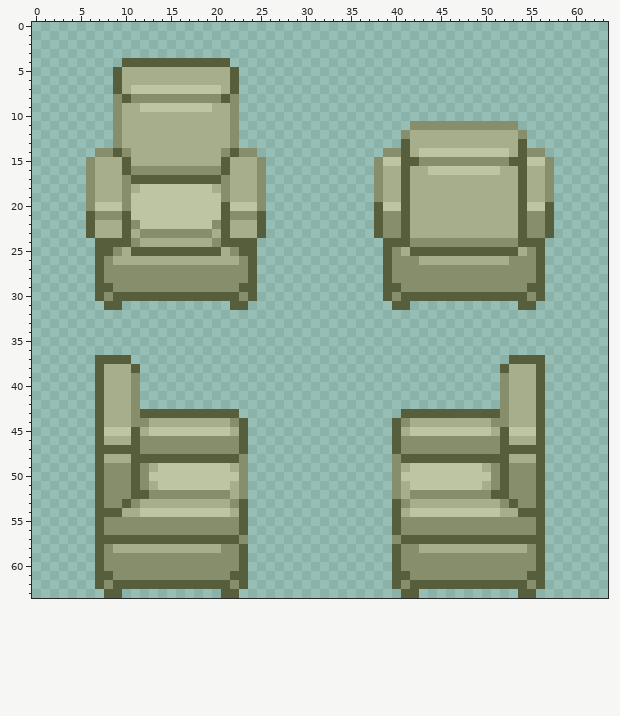
Pixel-art sprite, stored at Resources/Textures/Structures/Furniture/chairs.rsi/comfy.png. The picture above was drawn from the file before the commit.
The file is 64x64 pixels. Colours within 5 levels of each other are drawn and written as one.
After the commit:
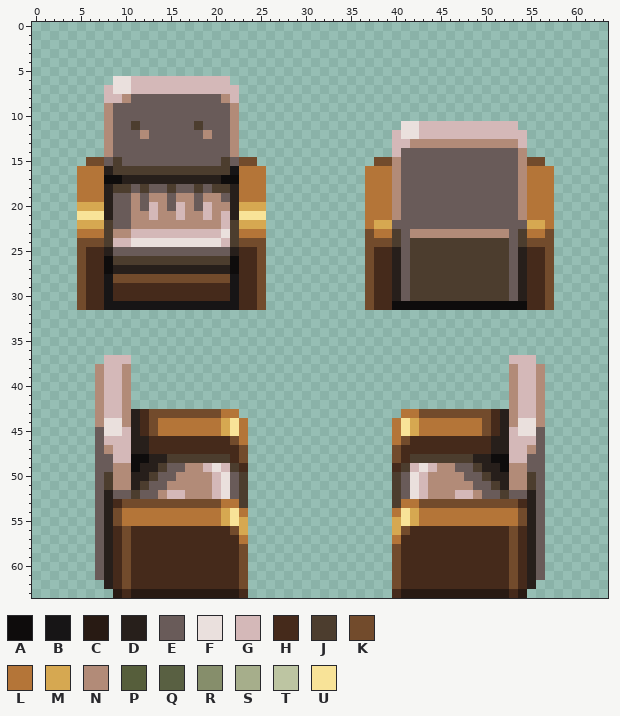
Palette (. is transparent): A #0e0c0c  B #171516  C #281a13  D #271f1b  E #695b59  F #eae0dd  G #d4b8b8  H #452a1b  J #4c3d2e  K #724b2c  L #b47538  M #d6a851  N #b28b78  P #565e3b  Q #596042  R #868e6b  S #a6ae8b  T #bdc5a2  U #f8e398
What changed:
Changed rows in their new state; - is an unchanged pixel.
first column x 5:
 4 -----............------------------------------------
 5 ----..............-----------------------------------
 6 ----FFGGGGGGGGGGG.-----------------------------------
 7 ---GFFGGGGGGGGGGGG-----------------------------------
 8 ---GGNEEEEEEEEEENG-----------------------------------
 9 ---NEEEEEEEEEEEEEN-----------------------------------
10 ---NEEEEEEEEEEEEEN-----------------------------------
11 ---NEEJEEEEEEJEEEN------------------FFGGGGGGGGGGG----
12 ---NEEENEEEEEENEEN-----------------GFFGGGGGGGGGGGG---
13 ---NEEEEEEEEEEEEEN-----------------GGNNNNNNNNNNNNG---
14 --.NEEEEEEEEEEEEEN..--------------.GEEEEEEEEEEEEEN..-
15 -KKEJEEEEEEEEEEEJEKK.------------KKNEEEEEEEEEEEEENKK.
16 LLLDJJJJJJJJJJJJJBLLL-----------LLLNEEEEEEEEEEEEENLLL
17 LLLAADDDDDDDDDDDAALLL-----------LLLNEEEEEEEEEEEEENLLL
18 LLLDJJEJEEJEEJEJJDLLL-----------LLLNEEEEEEEEEEEEENLLL
19 LLLDEENENNENNENNEDLLL-----------LLLNEEEEEEEEEEEEENLLL
20 MMMDEENEGNEGNEGNNDMMM-----------LLLNEEEEEEEEEEEEENLLL
21 UUUDEENNGNNGNNGNGDUUU-----------LLLNEEEEEEEEEEEEENLLL
22 MMMJEENNNNNNNNNNGJMMM-----------LMMEEEEEEEEEEEEEEEMML
23 LLLJNNGGGGGGGGGGFJLLL-----------KLLJENNNNNNNNNNNEJLLK
24 KKKJGGFFFFFFFFFFGJKKK-----------KKKJEJJJJJJJJJJJEJKKK
25 KHHDEEEEEEEEEEEEEDHHK-----------KHHDEJJJJJJJJJJJEDHHK
26 KHHAJJJJJJJJJJJJJAHHK-----------KHHDEJJJJJJJJJJJEDHHK
27 KHHADDDDDDDDDDDDDAHHK-----------KHHDEJJJJJJJJJJJEDHHK
28 KHHBKKKKKKKKKKKKKBHHK-----------KHHDEJJJJJJJJJJJEDHHK
29 KHHBHHHHHHHHHHHHHBHHK-----------KHHDEJJJJJJJJJJJEDHHK
30 KHHBHHHHHHHHHHHHHBHHK-----------KHHDEJJJJJJJJJJJEDHHK
31 KHHBBBBBBBBBBBBBBBHHK-----------KHHAAAAAAAAAAAAAAAHHK
first column x 7:
37 .GGG------------------------------------------GGG.
38 NGGN.----------------------------------------.NGGN
39 NGGN.----------------------------------------.NGGN
40 NGGN.----------------------------------------.NGGN
41 NGGN.----------------------------------------.NGGN
42 NGGN.----------------------------------------.NGGN
43 NGGNDHKKKKKKKKLL------------------LLKKKKKKKKHDNGGN
44 NFFNDHKLLLLLLLMUL----------------LUMLLLLLLLKHDNFFN
45 EFFGDHKLLLLLLLMUL----------------LUMLLLLLLLKHDGFFE
46 EGGGDDHHHHHHHHHKL----------------LKHHHHHHHHHDDGGGE
47 ENGGDDHHHHHHHHHHK----------------KHHHHHHHHHHDDGGNE
48 EEGGAADDJJJJJJJHK----------------KHJJJJJJJDDAAGGEE
49 EENNADDJEENNGFGJH----------------HJGFGNNEEJDDANNEE
50 EJNNDDJEENNNNGFEJ----------------JEFGNNNNEEJDDNNJE
51 EJNNDJEENNNNNGFEJ----------------JEFGNNNNNEEJDNNJE
52 EDEEJEENGGNNNGFEJ----------------JEFGNNNGGNEEJEEDE
53 EDHKKKKKKKKKKKLLJ----------------JLLKKKKKKKKKKKHDE
54 EDKLLLLLLLLLLLMUL----------------LUMLLLLLLLLLLLKDE
55 EDKLLLLLLLLLLLMUM----------------MUMLLLLLLLLLLLKDE
56 EDHKHHHHHHHHHHHKM----------------MKHHHHHHHHHHHKHDE
57 EDHKHHHHHHHHHHHHL----------------LHHHHHHHHHHHHKHDE
58 EDHKHHHHHHHHHHHHK----------------KHHHHHHHHHHHHKHDE
59 EDHKHHHHHHHHHHHHK----------------KHHHHHHHHHHHHKHDE
60 EDHKHHHHHHHHHHHHK----------------KHHHHHHHHHHHHKHDE
61 EDHKHHHHHHHHHHHHK----------------KHHHHHHHHHHHHKHDE
62 .DHKHHHHHHHHHHHHK----------------KHHHHHHHHHHHHKHD.
63 -.CHCCCCCCCCCCCCH----------------HCCCCCCCCCCCCHC.-
Where, in picture pixels (left, top, right, bottom), the same in both pictures:
changed: (77, 58, 266, 310)
changed: (365, 121, 554, 310)
changed: (95, 355, 248, 598)
changed: (392, 355, 545, 598)
